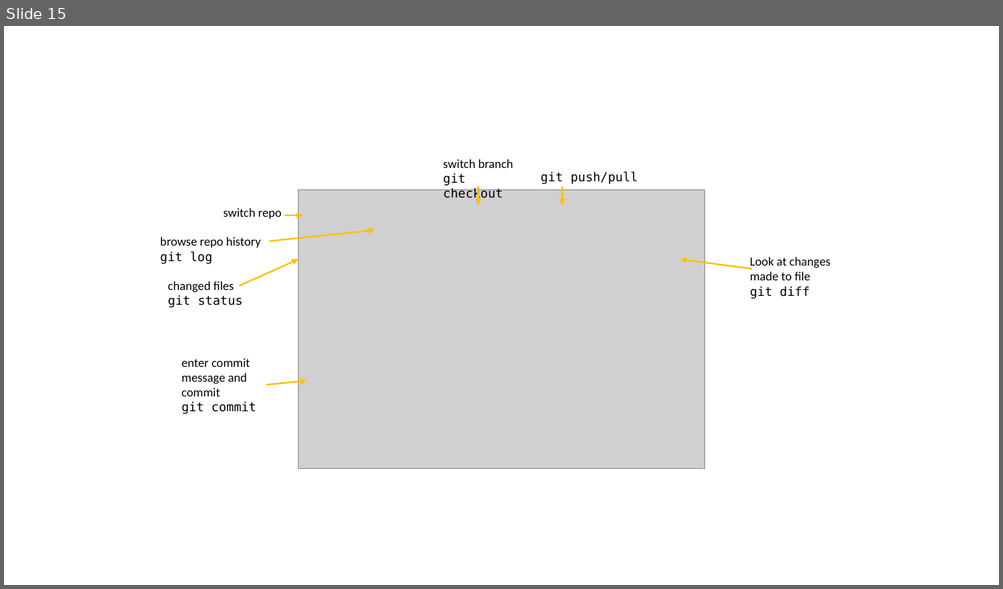
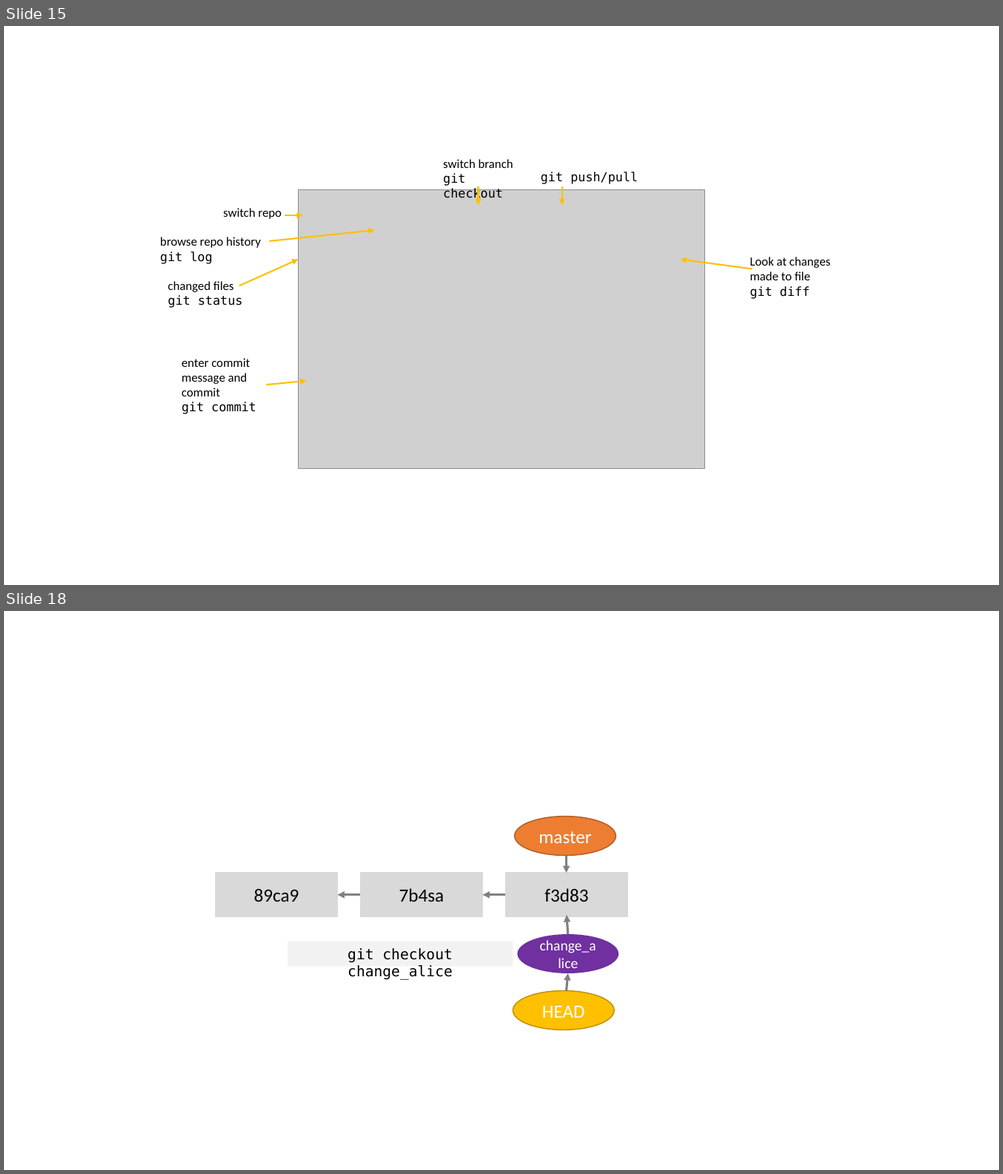
Before and after one commit to selinaZitrone/get-started-with-git, a slide deck: docs/slides/img/images.pptx. Shown one above the other, each under a label of ours: slide 15 before the commit, slides 15 and 18 after it; the slides between them are not shown. The pictures are 1003x589 and 1003x1174 pixels, drawn with LibreOffice and Linux fonts; fonts in the diff are those of the drawing; grey boxes stand for pictures. Boxes give left, top, right and bottom in pixels: in the first picture for what was removed or moved away, otherwise in the second. Text is boxed around its words. In the diff, an @@ line names an element or a change of style, - is before the commit and + after.

```diff
--- a/docs/slides/img/images.pptx
+++ b/docs/slides/img/images.pptx
@@ slide 18 added at <box>4,611,999,1170</box>, background #FFFFFF @@
@@ group added at <box>215,816,628,1031</box>: 5 arrows, 4 rectangles, 3 ellipses @@
+89ca9
+7b4sa
+f3d83
+master
+HEAD
+change_alice
+git checkout change_alice
```
Also in this commit, not shown: 7 other slides added, 52 other files.
